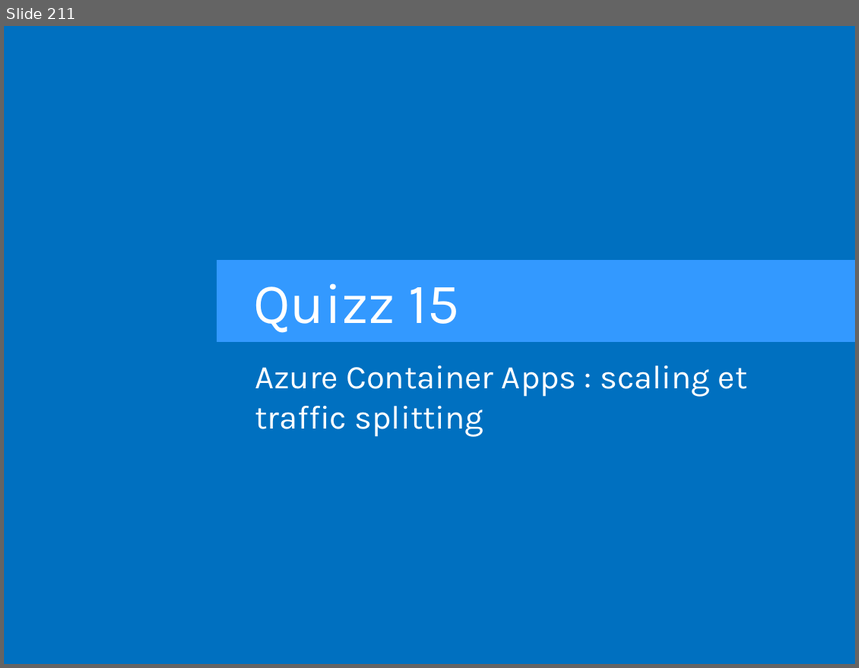
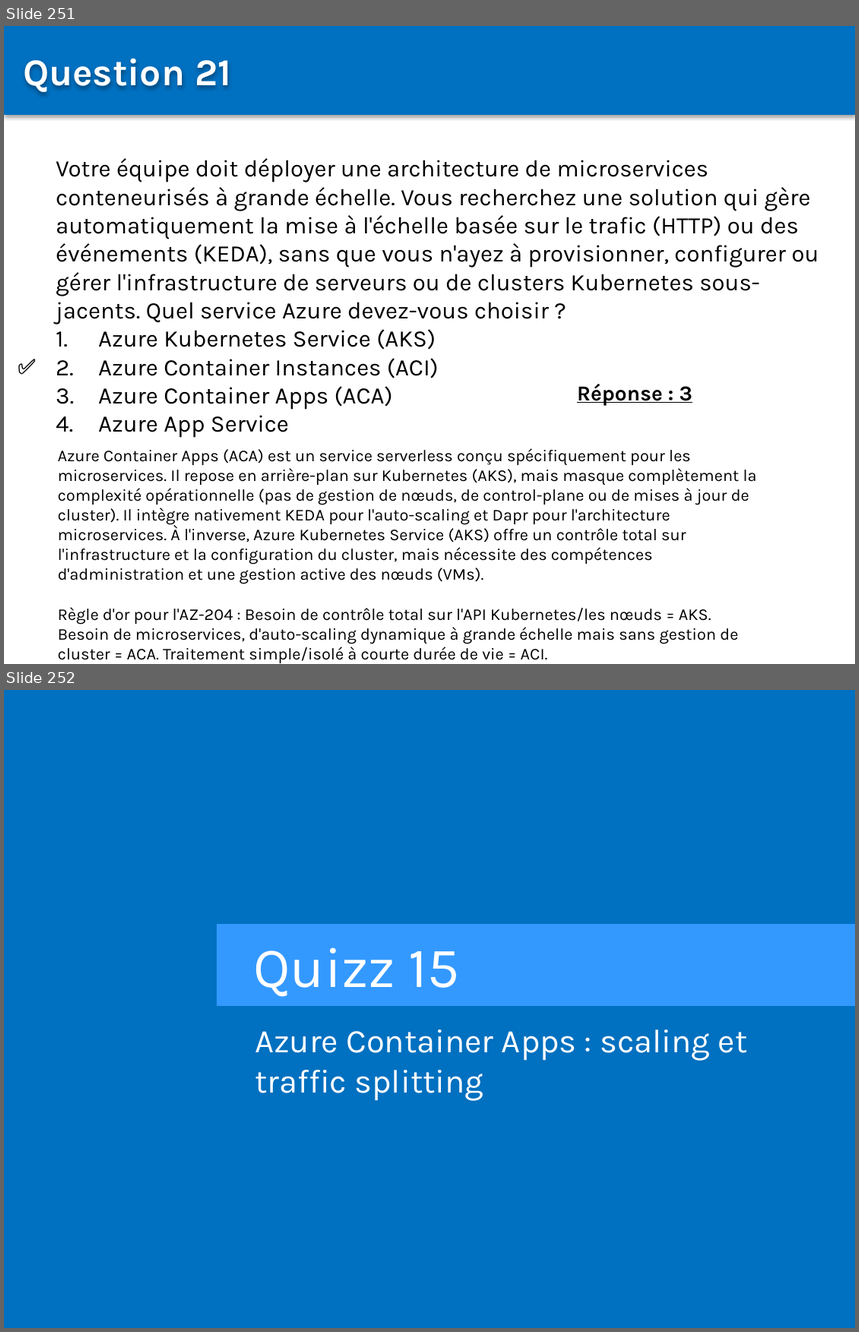
Before and after one commit to Sybaris-Classroom/az-204, a slide deck: Quiz/Quiz.pptx. Shown one above the other, each under a label of ours: slide 211 before the commit, slides 251 and 252 after it. The pictures are 859x668 and 859x1332 pixels, drawn with LibreOffice and Linux fonts; fonts in the diff are those of the drawing. Boxes give left, top, right and bottom in pixels: in the first picture for what was removed or moved away, otherwise in the second. Text is boxed around its words. In the diff, an @@ line names an element or a change of style, - is before the commit and + after.

```diff
--- a/Quiz/Quiz.pptx
+++ b/Quiz/Quiz.pptx
@@ slide 251 added at [4, 26, 855, 664], background #FFFFFF @@
@@ rectangle added at [4, 26, 855, 114], fill #0070C0 @@
@@ text added at [23, 58, 231, 94], 32 pt, text #FFFFFF, bold @@
+Question 21
@@ text added at [56, 158, 819, 438], 20 pt, text #000000 @@
+Votre équipe doit déployer une architecture de microservices conteneurisés à grande échelle. Vous recherchez une solution qui gère automatiquement la mise à l'échelle basée sur le trafic (HTTP) ou des événements (KEDA), sans que vous n'ayez à provisionner, configurer ou gérer l'infrastructure de serveurs ou de clusters Kubernetes sous-jacents. Quel service Azure devez-vous choisir ?
+1. Azure Kubernetes Service (AKS)
+2. Azure Container Instances (ACI)
+3. Azure Container Apps (ACA)
+4. Azure App Service
@@ text added at [9, 348, 61, 382], 18 pt, text #000000, bold @@
+✅
@@ text added at [577, 384, 693, 406], 18 pt, text #000000, bold, underline @@
+Réponse : 3
@@ text added at [58, 449, 757, 664], 14 pt, text #000000 @@
+Azure Container Apps (ACA) est un service serverless conçu spécifiquement pour les microservices. Il repose en arrière-plan sur Kubernetes (AKS), mais masque complètement la complexité opérationnelle (pas de gestion de nœuds, de control-plane ou de mises à jour de cluster). Il intègre nativement KEDA pour l'auto-scaling et Dapr pour l'architecture microservices. À l'inverse, Azure Kubernetes Service (AKS) offre un contrôle total sur l'infrastructure et la configuration du cluster, mais nécessite des compétences d'administration et une gestion active des nœuds (VMs).
+Règle d'or pour l'AZ-204 : Besoin de contrôle total sur l'API Kubernetes/les nœuds = AKS. Besoin de microservices, d'auto-scaling dynamique à grande échelle mais sans gestion de cluster = ACA. Traitement simple/isolé à courte durée de vie = ACI.
@@ what was slide 211 is now slide 252 @@
```
Also in this commit, not shown: 1 slide changed, 81 other slides added.
